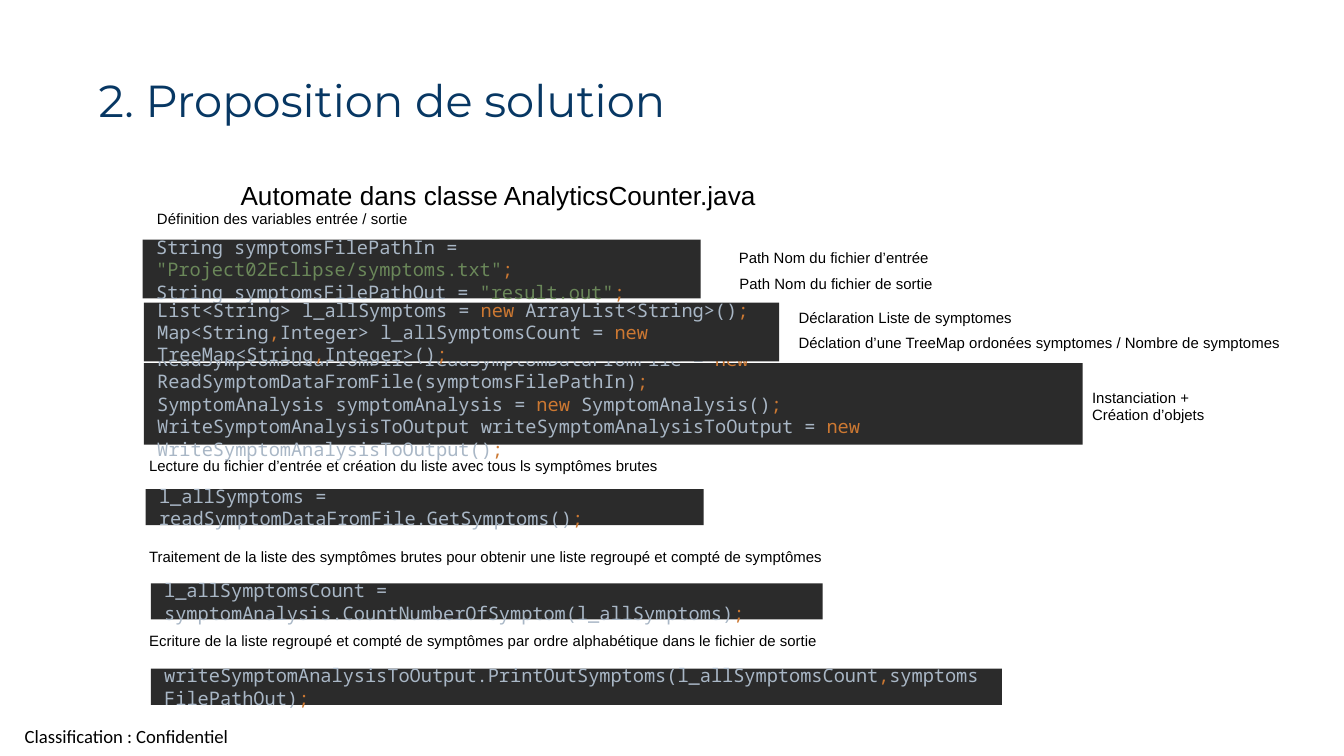
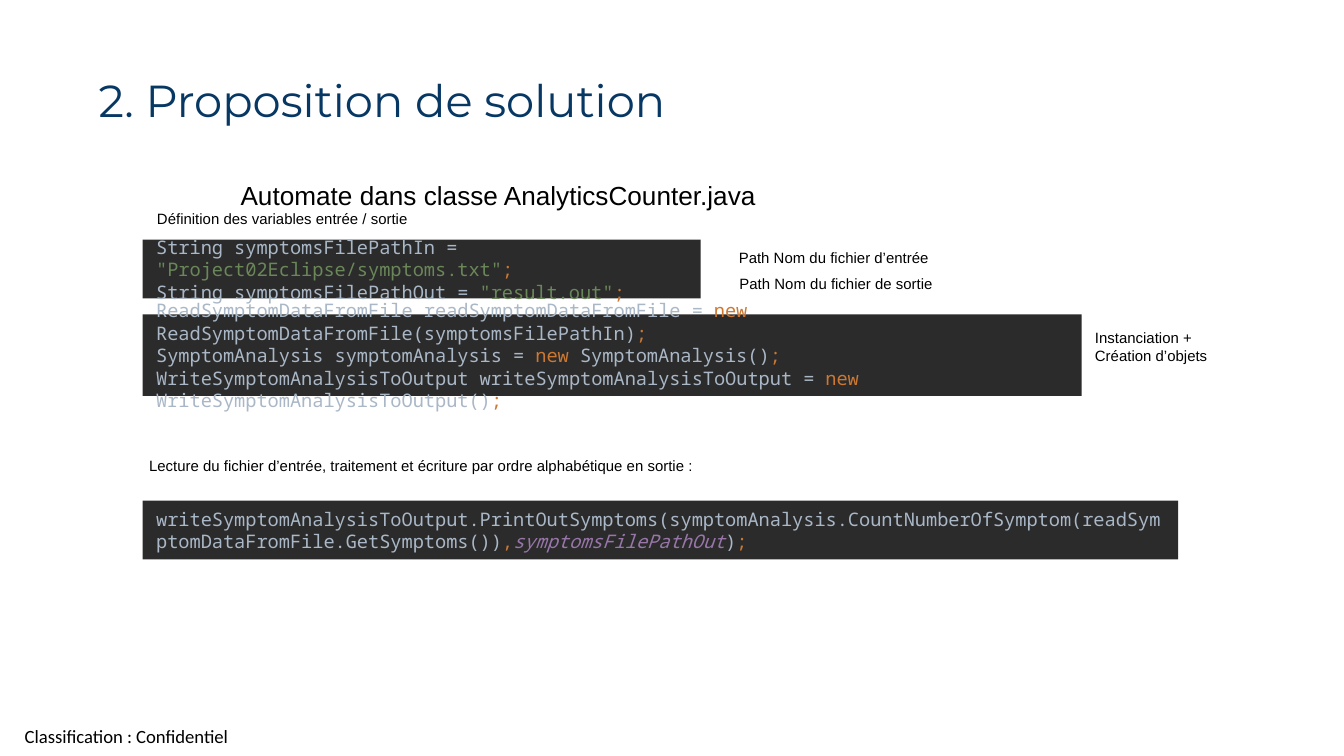
Before and after one commit to USL35/Project_DA_Java_EN_Come_to_the_Rescue_of_a_Java_Application, a slide deck: slide 9 of PresentationProjet2.pptx. Drawn at 1344x756 pixels with LibreOffice and Linux fonts; fonts in the diff are those of the drawing; background and template pictures are left out. Boxes give left, top, right and bottom in pixels: in the first picture for what was removed or moved away, otherwise in the second. Text is boxed around its words. In the diff, an @@ line names an element or a change of style, - is before the commit and + after.

Commit message:
update PPT

```diff
--- a/PresentationProjet2.pptx
+++ b/PresentationProjet2.pptx
@@ rectangle "ReadSymptomDataFromFile readSymptomDataFromFile = new ReadSy ...": place and size @@
-rectangle "ReadSymptomDataFromFile readSymptomDataFromFile = new ReadSy ..." at box(144, 363, 1083, 445)
+rectangle "ReadSymptomDataFromFile readSymptomDataFromFile = new ReadSy ..." at box(142, 314, 1082, 396)
@@ rectangle removed at box(144, 302, 780, 362) @@
-List<String> l_allSymptoms = new ArrayList<String>();
-Map<String,Integer> l_allSymptomsCount = new TreeMap<String,Integer>();
@@ text removed at box(799, 312, 1012, 326) @@
-Déclaration Liste de symptomes
@@ text "Instanciation + Création d’objets": place and size @@
-text "Instanciation + Création d’objets" at box(1092, 392, 1205, 423)
+text "Instanciation + Création d’objets" at box(1095, 332, 1208, 364)
@@ text removed at box(799, 337, 1280, 351) @@
-Déclation d’une TreeMap ordonées symptomes / Nombre de symptomes
@@ text at box(149, 460, 685, 474): text changed @@
-Lecture du fichier d’entrée et création du liste avec tous ls symptômes brutes
+Lecture du fichier d’entrée, traitement et écriture par ordre alphabétique en sortie :
@@ rectangle added at box(142, 500, 1177, 559), fill #2B2B2B, 10 pt, text #A9B7C6 @@
+writeSymptomAnalysisToOutput.PrintOutSymptoms(symptomAnalysis.CountNumberOfSymptom(readSymptomDataFromFile.GetSymptoms()),symptomsFilePathOut);
@@ rectangle removed at box(145, 489, 703, 526) @@
-l_allSymptoms = readSymptomDataFromFile.GetSymptoms();
@@ text removed at box(149, 551, 822, 565) @@
-Traitement de la liste des symptômes brutes pour obtenir une liste regroupé et compté de symptômes
@@ rectangle removed at box(151, 583, 823, 620) @@
-l_allSymptomsCount = symptomAnalysis.CountNumberOfSymptom(l_allSymptoms);
@@ text removed at box(149, 635, 817, 649) @@
-Ecriture de la liste regroupé et compté de symptômes par ordre alphabétique dans le fichier de sortie
@@ rectangle removed at box(151, 669, 1001, 706) @@
-writeSymptomAnalysisToOutput.PrintOutSymptoms(l_allSymptomsCount,symptomsFilePathOut);
```
